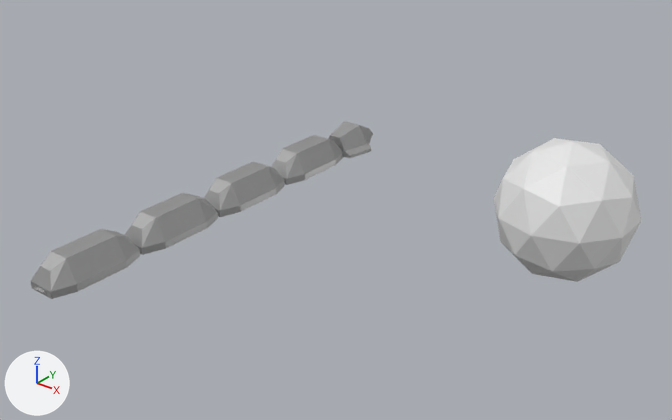
Two versions of the Blender file Art/coreship.blend, one commit apart.
Camera for both pictures: a 50 mm camera at (47.4, -109.8, 55.8) aimed at (-20.7, -24.5, 2.9). The lights are fixed; the arrows at lower left show +X, +Y and +Z.

The first picture shows 'Asteroid', 'Container', 'Container.001', 'Container.002', 'Container.003', 'Shuttle'.
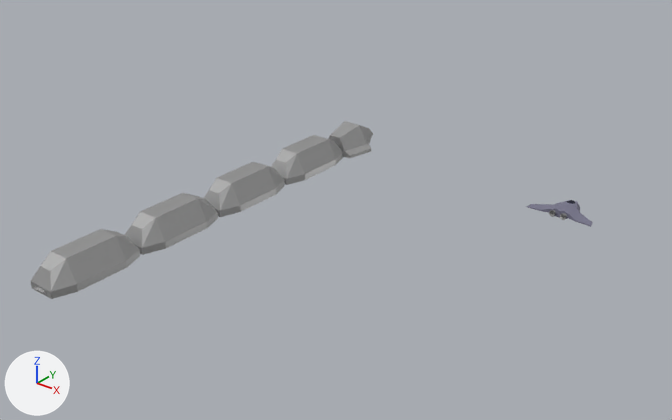
Pixel boxes (x1, y1, x2, y2) of what changed, in the pictures (672 x 420 px):
'Asteroid', hidden
    before: (494, 138, 641, 282)

The edits, one by one:
Object 'Asteroid' (ob_asteroid) is now hidden.
